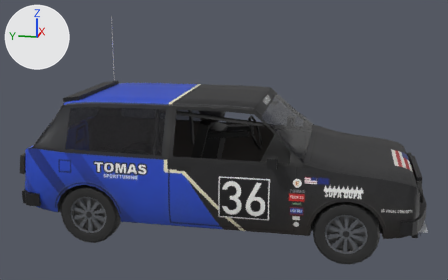
The glTF model public/cars/field/models/36.glb: old version first, new version second.
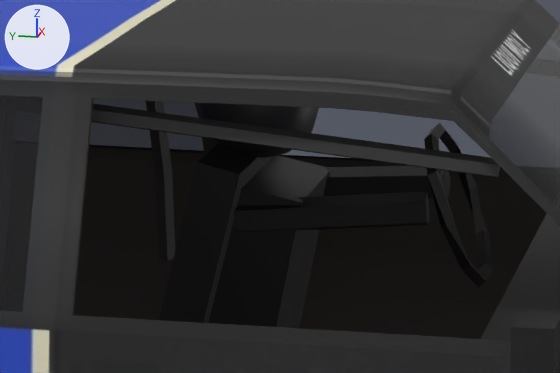
Each version is shown whole from a 50 mm lens placed at (-5.97, -1.15, 2.39), pointed at (-0.04, 0.04, 0.9), then close up on the part from 35% to 62% of the width and 32% to 60% of the height. Lighting does not change. The marker at upper left points along +X, +Y and +Z. The older version's two pictures come first. Vertices at exactly the same position are counted once.

Names of what the first close-up shows: 'body'.
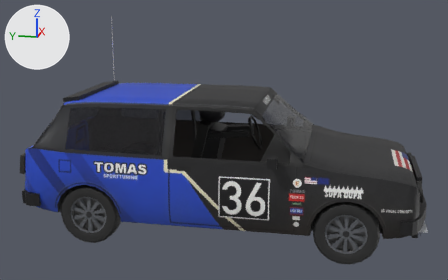
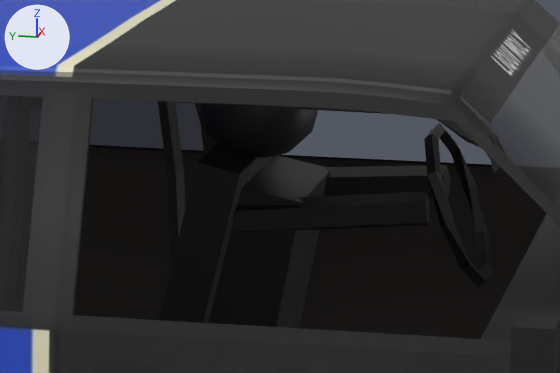
Pixel boxes [x1, y1, x2, y2] of what changed, in the close-ups (560 x 373 px):
part 1 of me_body_mesh, added: after [158, 101, 185, 260]
part 2 of me_body_mesh, cut back (mostly hidden afterwards): before [91, 101, 500, 260]; after [161, 101, 505, 174]

The change, as a list of edits to the scene's bpy script:
```text
Change me_body_mesh:
    used by ob_body; location = (0.0, 0.0, -0.025)
    remove me_body_mesh.from_pydata(...)  # 3631 vertices, 6566 faces; spans x -0.94..0.94, y -1.91..1.94, z 0.23..2.11
    add me_body_mesh.from_pydata(...)  # 3636 vertices, 6576 faces; spans x -0.94..0.94, y -1.91..1.94, z 0.23..2.11
    me_body_mesh part 1: a new loose piece of 40 vertices spanning x -0.75..0.75, y 0.5..0.55, z 0.67..1.34, in mat_car36_livery (picture img_36_livery)
    me_body_mesh part 2
    53 vertices are removed from x -0.75..0.71, y -0.44..0.58, z 0.67..1.34
    145 faces are deleted
    40 vertices move from x -0.57..0.75, y -0.44..0.57, z 0.67..1.34 to x -0.58..0.58, y -0.46..0.53, z 1.21..1.36
    18 vertices are added at x -0.55..0.58, y -0.46..0.53, z 1.2..1.36
    79 new faces join them, mat_car36_livery (picture img_36_livery)
```
